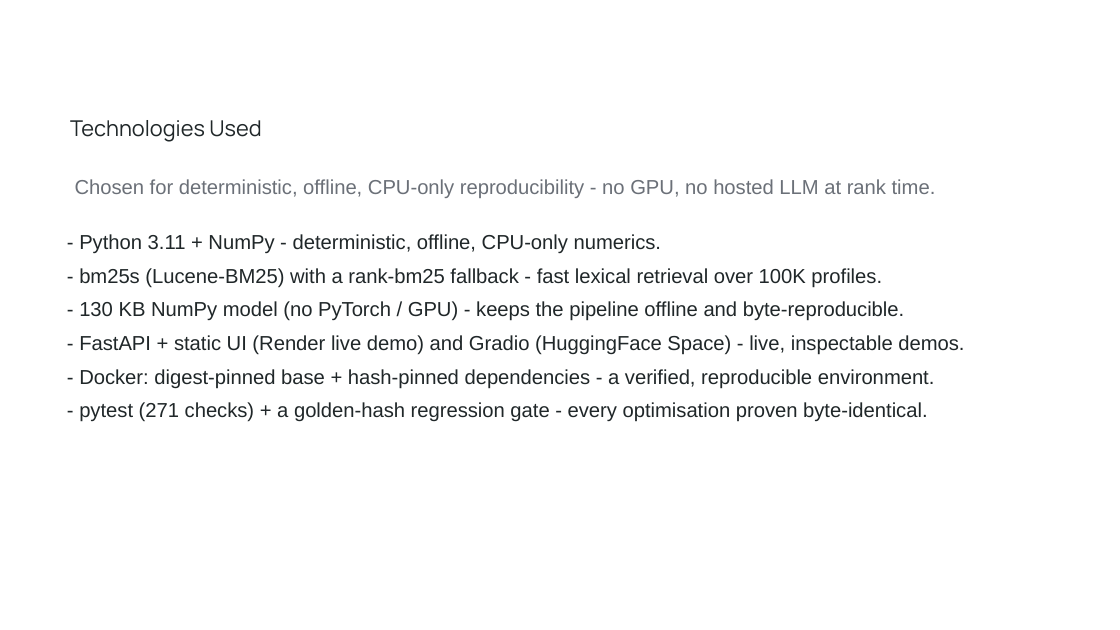
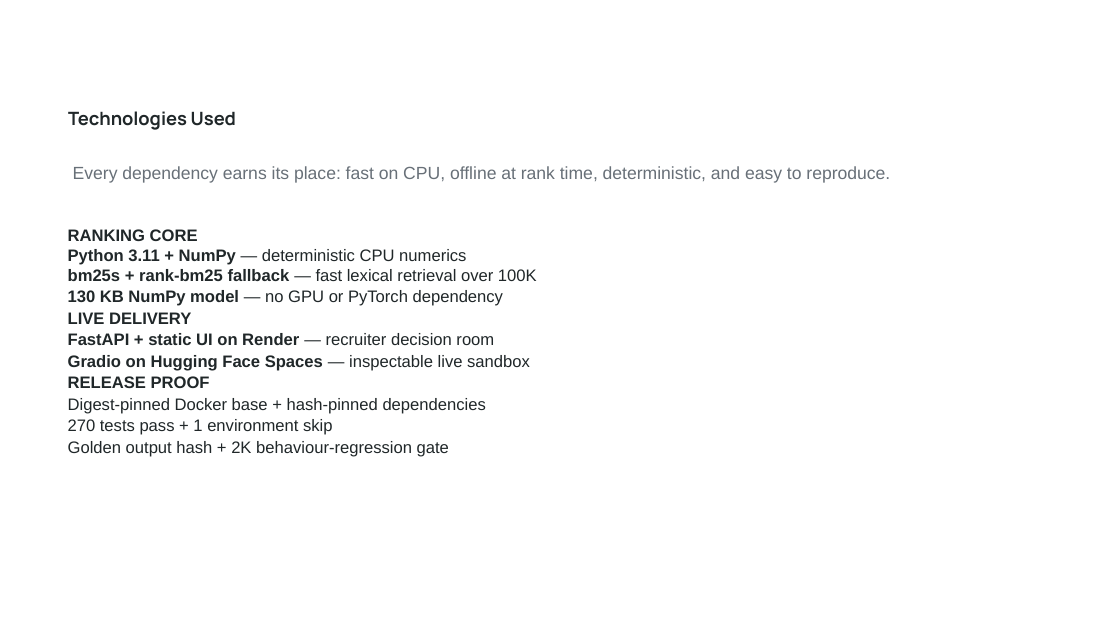
Before and after one commit to bansalbhunesh/redrob-hirefit-ranker, a slide deck: slide 9 of docs/HireFit_Submission_Deck.pptx. Drawn at 1120x630 pixels with LibreOffice and Linux fonts; fonts in the diff are those of the drawing; background and template pictures are left out. Boxes give left, top, right and bottom in pixels: in the first picture for what was removed or moved away, otherwise in the second. Text is boxed around its words. In the diff, an @@ line names an element or a change of style, - is before the commit and + after.

```diff
--- a/docs/HireFit_Submission_Deck.pptx
+++ b/docs/HireFit_Submission_Deck.pptx
@@ text "Technologies Used" at (x1=68, y1=111, x2=236, y2=130): size 14 to 11.8 pt, bold on; line spacing 1.15 to 1 @@
@@ text at (x1=73, y1=166, x2=890, y2=183): text changed; size 13 to 11.2 pt; text colour #6B7078 to #687078 @@
-Chosen for deterministic, offline, CPU-only reproducibility - no GPU, no hosted LLM at rank time.
+Every dependency earns its place: fast on CPU, offline at rank time, deterministic, and easy to reproduce.
@@ text at (x1=68, y1=229, x2=537, y2=457): text changed; size 13 to 10.7 pt @@
-- Python 3.11 + NumPy - deterministic, offline, CPU-only numerics.
-- bm25s (Lucene-BM25) with a rank-bm25 fallback - fast lexical retrieval over 100K profiles.
-- 130 KB NumPy model (no PyTorch / GPU) - keeps the pipeline offline and byte-reproducible.
-- FastAPI + static UI (Render live demo) and Gradio (HuggingFace Space) - live, inspectable demos.
-- Docker: digest-pinned base + hash-pinned dependencies - a verified, reproducible environment.
-- pytest (271 checks) + a golden-hash regression gate - every optimisation proven byte-identical.
+RANKING CORE
+Python 3.11 + NumPy — deterministic CPU numerics
+bm25s + rank-bm25 fallback — fast lexical retrieval over 100K
+130 KB NumPy model — no GPU or PyTorch dependency
+LIVE DELIVERY
+FastAPI + static UI on Render — recruiter decision room
+Gradio on Hugging Face Spaces — inspectable live sandbox
+RELEASE PROOF
+Digest-pinned Docker base + hash-pinned dependencies
+270 tests pass + 1 environment skip
+Golden output hash + 2K behaviour-regression gate
```
Also in this commit, not shown: 9 other slides changed, 1 slide added, 1 slide removed.
